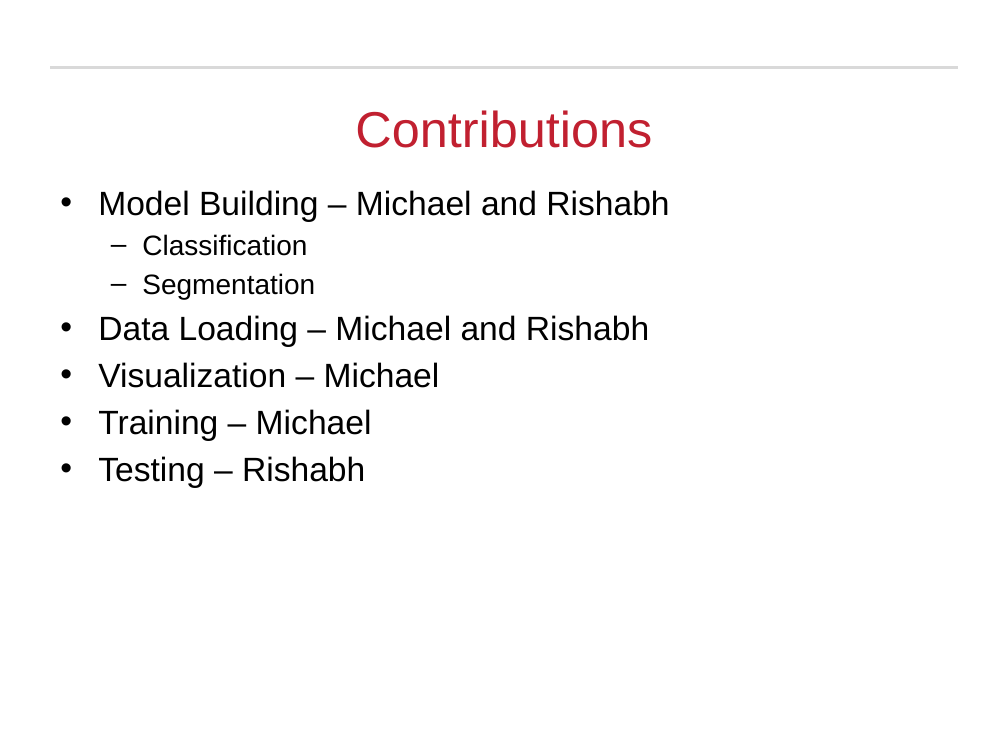
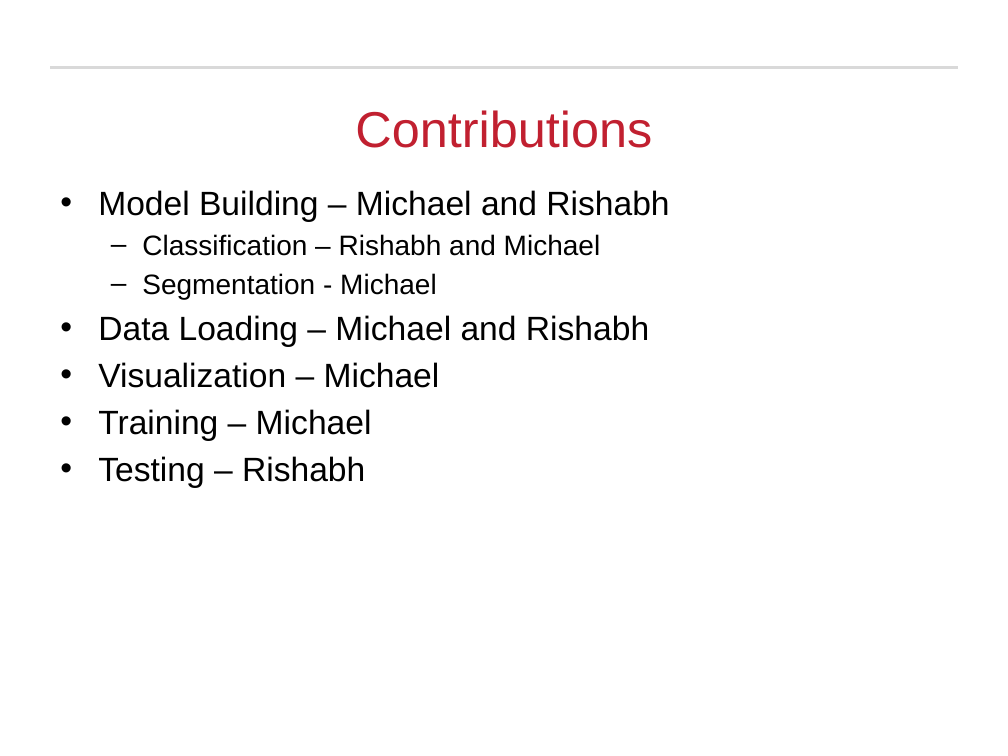
Before and after one commit to Michael-Hodges/PointNet, a slide deck: slide 21 of PowerPoints/EECE7398_Final_Project.pptx (slide 23 before the commit). Drawn at 1008x756 pixels with LibreOffice and Linux fonts; fonts in the diff are those of the drawing; background and template pictures are left out. Boxes give left, top, right and bottom in pixels: in the first picture for what was removed or moved away, otherwise in the second. Text is boxed around its words. In the diff, an @@ line names an element or a change of style, - is before the commit and + after.

```diff
--- a/PowerPoints/EECE7398_Final_Project.pptx
+++ b/PowerPoints/EECE7398_Final_Project.pptx
@@ text at box(142, 234, 601, 299): text changed @@
-  – Classification
-  – Segmentation
+  – Classification – Rishabh and Michael
+  – Segmentation - Michael
```
Also in this commit, not shown: 17 other slides changed, 3 slides added, 5 slides removed.
